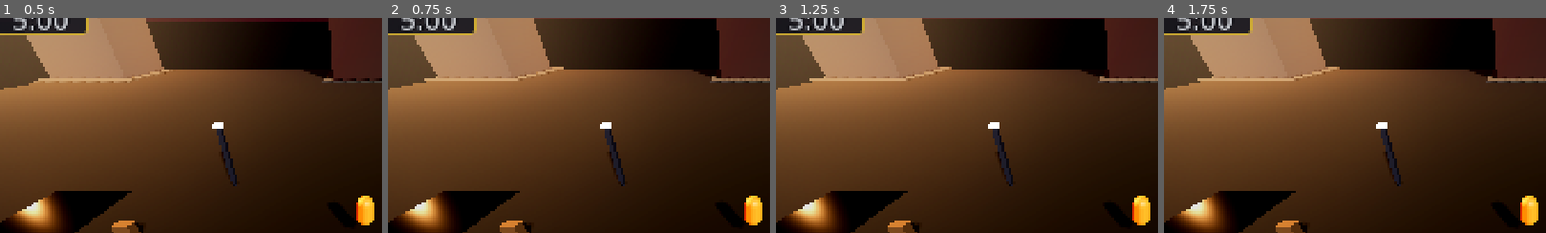
Above: before the commit, frames 1-4 (left to right).
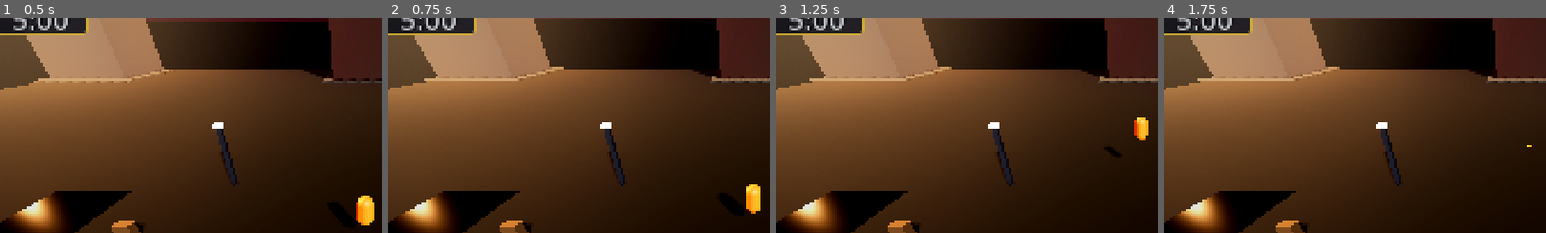
Above: after the commit, the same moments.

Repository: soyelmismo/minigameo
Game: Godot game, scene res://tools/benchmark/runtime_benchmark.tscn
Same seed, same stepped clock (60 frames per second), same inputs: the game is played once before the commit and once after it. This scene is started directly instead of the project's main scene. Sound files missing from this copy of the repository are replaced by a short silence.
Inputs (mouse positions are % of the whole screen's width and height, from its top left):
- Up to frame 1 (0.5 s): no input
- Up to frame 2 (0.75 s): tap Enter at 0.5 s; move the mouse to (45, 70) at 0.52 s; hold W (move_forward, bound only after the commit) from 0.53 s (still down); hold Shift (sprint, bound only after the commit) from 0.53 s (still down); click (45, 70) at 0.67 s
- Up to frame 3 (1.25 s): keep holding W (move_forward, bound only after the commit); keep holding Shift (sprint, bound only after the commit); tap Space (jump, bound only after the commit) at 0.77 s
- Up to frame 4 (1.75 s): release W (move_forward, bound only after the commit) at 1.25 s; release Shift (sprint, bound only after the commit) at 1.25 s; drag from (80, 65) to (45, 70) at 1.27 s
The pictures show only the part of the screen within x 2-52%, y 6-56%; the shares and areas given below are measured in that part.

Frame 1 is identical in both runs. In frame 2, 0.9% of the frame differs, in the area x 86-98%, y 77-97%; in frame 3, 1.1%, in the area x 86-98%, y 46-97%; in frame 4, 0.7%.

Commit message:
fix(player): wire PlayerInput into the player scene, or the game has no controls
Playing the build showed the player does not move, and the cause is not in
the motor or the input reader: player_avatar.tscn declared a PlayerInput
node with no `script = ExtResource(...)` line. The node entered the tree as
a plain Node, so _ensure_actions() never ran, InputMap had no move_* /
sprint / jump actions at all, and every Input.is_action_pressed() in
player_input.gd returned false forever.

The unit tests missed it because they drive the motor through its public
API (apply_intent), never through the actions — 11 green tests around an
input path that could not fire in the shipped game.

Verified against the real scene, not by inspection:

  PROBE move_forward exists=true  events=3   (W, Up, D-pad up)
  PROBE move_back    exists=true  events=3
  PROBE move_left    exists=true  events=3
  PROBE move_right   exists=true  events=3
  PROBE sprint       exists=true  events=2   (Shift, LB)
  PROBE jump         exists=true  events=2   (Space, A)
  PROBE PlayerInput nodes=1                  (the node is in the tree)

Both keyboard and gamepad bindings come from the same ACTIONS /
GAMEPAD_BUTTONS tables in player_input.gd, so §8 (remappable keyboard,
mouse and gamepad) holds for all six actions.

Suite unchanged: 250 unit + 19 stress-match integration passing.

Diff:
--- a/src/player/player_avatar.tscn
+++ b/src/player/player_avatar.tscn
@@ -2,6 +2,7 @@
 
 [ext_resource type="Script" path="res://src/player/player.gd" id="1_player"]
 [ext_resource type="Script" path="res://src/player/player_motor.gd" id="2_motor"]
+[ext_resource type="Script" path="res://src/player/player_input.gd" id="4_input"]
 [ext_resource type="Resource" path="res://src/player/player_motor.tres" id="3_cfg"]
 
 [sub_resource type="CapsuleMesh" id="CapsuleMesh_1"]
@@ -28,3 +29,4 @@
 transform = Transform3D(1, 0, 0, 0, 1, 0, 0, 0, 1, 0, 0.9, 0)
 
 [node name="PlayerInput" type="Node" parent="."]
+script = ExtResource("4_input")
